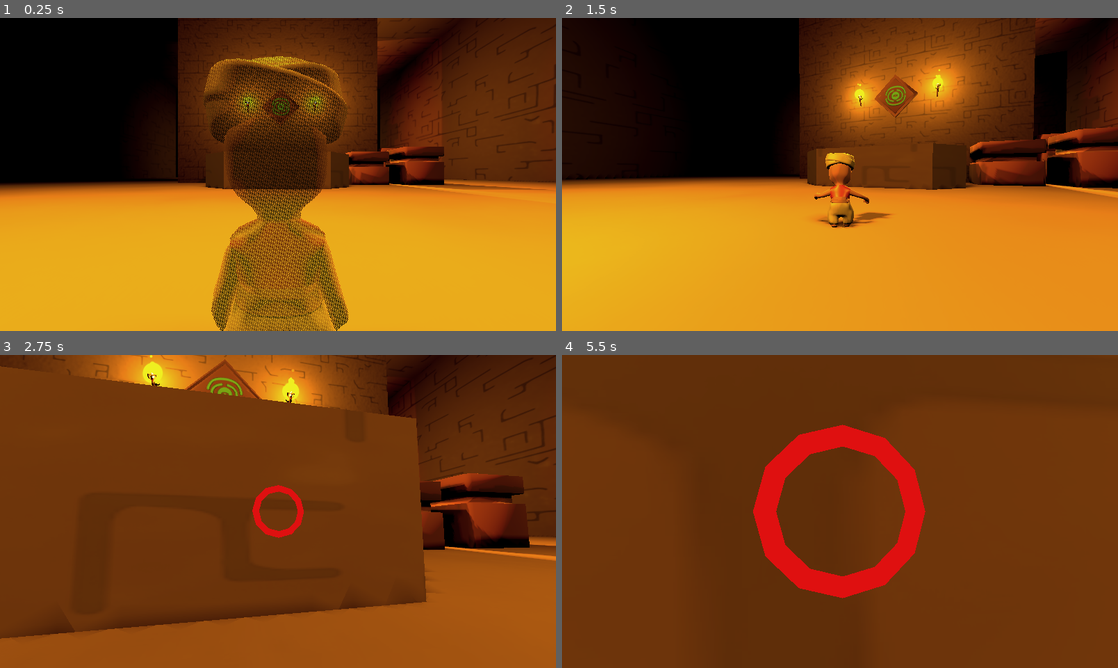
Above: before the commit, frames 1-4 (two rows, left to right).
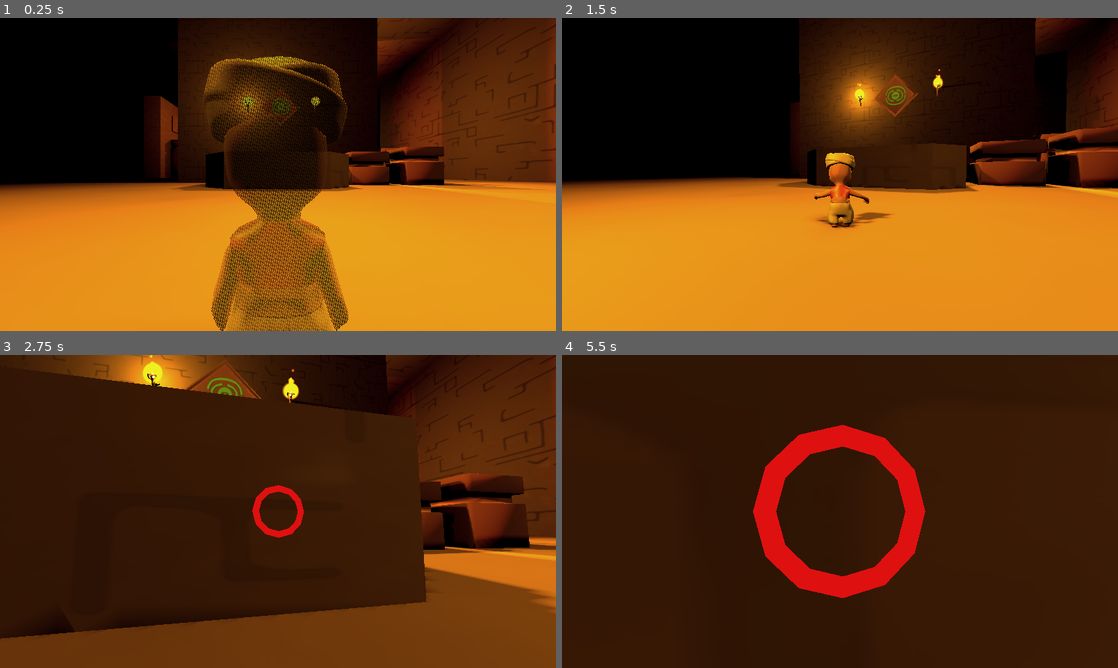
Above: after the commit, the same moments.

Repository: Cammymoop/GWProj
Game: Godot game, scene res://scenes/Level1-1.tscn
The game is run twice, just before and just after one commit, with the same random seed, the same clock (stepped at 60 frames per second) and the same inputs. This scene is started directly instead of the project's main scene.
Inputs (mouse positions are in pixels of both pictures, inside the frame that each line leads up to):
- Up to frame 1 (0.25 s): no input
- Up to frame 2 (1.5 s): move the mouse to (867, 174) at 0.52 s; hold W (forward) from 0.53 s (still down); click (867, 174) at 0.6 s; tap Space (jump) at 0.77 s; move the mouse to (812, 174) at 1.27 s; click (812, 174) at 1.35 s
- Up to frame 3 (2.75 s): keep holding W (forward); tap Space (jump) at 1.52 s; move the mouse to (289, 505) at 2.02 s; click (289, 505) at 2.1 s
- Up to frame 4 (5.5 s): keep holding W (forward); move the mouse to (834, 517) at 2.77 s; click (834, 517) at 2.85 s; tap Space (jump) at 3.02, 3.77, 4.52 s; move the mouse to (878, 514) at 3.52 s; click (878, 514) at 3.6 s; move the mouse to (795, 508) at 4.27 s; click (795, 508) at 4.35 s; move the mouse to (845, 511) at 5.02 s; click (845, 511) at 5.1 s

The runs differ from the first frame. In frame 1, 25% of the frame differs, in the area x 0-100%, y 0-100%; in frame 2, 29%; in frame 3, 82%; in frame 4, 94%.

Commit message:
Level work

Diff:
--- a/scenes/Level1-1.tscn
+++ b/scenes/Level1-1.tscn
@@ -11,6 +11,8 @@
 [ext_resource type="PackedScene" uid="uid://dig2ywk02orjr" path="res://scenes/LevelElements/special/grapple_target.tscn" id="9_jp4ni"]
 [ext_resource type="PackedScene" uid="uid://biwvlqh62yhtp" path="res://scenes/LevelElements/building blocks/pillar_small.tscn" id="10_mrwqp"]
 [ext_resource type="PackedScene" uid="uid://donak7j6fuc3r" path="res://scenes/LevelElements/special/moving_platform_wide.tscn" id="11_0v467"]
+[ext_resource type="PackedScene" uid="uid://bpxxmm0x761ml" path="res://scenes/LevelElements/special/moving_platform_wide_basic.tscn" id="12_r4yah"]
+[ext_resource type="PackedScene" uid="uid://csm3xijn7cq8x" path="res://scenes/LevelElements/special/pressure_plate.tscn" id="13_xkehk"]
 
 [sub_resource type="ProceduralSkyMaterial" id="ProceduralSkyMaterial_5as67"]
 
@@ -470,6 +472,29 @@
 omni_range = 50.0
 omni_attenuation = 1.27456
 
+[node name="Mesh_Torch14" parent="." instance=ExtResource("6_y7ymi")]
+transform = Transform3D(-2.18557e-07, -0.531192, 0.847252, 1.42158e-15, 0.847252, 0.531192, -1, 1.16096e-07, -1.85173e-07, -15.2235, 17.3106, 0.779651)
+
+[node name="GPUParticles3D2" type="GPUParticles3D" parent="Mesh_Torch14"]
+transform = Transform3D(1, 0, 0, 0, 0.847252, -0.531192, 0, 0.531192, 0.847252, 0.00576758, 0.900683, 0.040823)
+amount = 50
+lifetime = 1.4
+visibility_aabb = AABB(-2.87438, -0.778281, -2.10412, 5.74876, 6.77995, 4.20824)
+process_material = SubResource("ParticleProcessMaterial_13s5i")
+draw_pass_1 = SubResource("QuadMesh_madmu")
+
+[node name="OmniLight3D2" type="OmniLight3D" parent="Mesh_Torch14"]
+transform = Transform3D(1, 0, 0, 0, 0.847252, -0.531192, 0, 0.531192, 0.847252, -0.00684428, 1.23598, -0.425689)
+light_color = Color(0.72549, 0.431373, 0, 1)
+light_energy = 12.0
+light_indirect_energy = 6.292
+light_specular = 2.867
+light_bake_mode = 1
+shadow_enabled = true
+shadow_blur = 1.6
+omni_range = 50.0
+omni_attenuation = 1.27456
+
 [node name="Mesh_Torch12" parent="." instance=ExtResource("6_y7ymi")]
 transform = Transform3D(1, -9.28766e-08, 1.48138e-07, -9.00005e-15, 0.847252, 0.531192, -1.74846e-07, -0.531192, 0.847252, 5.33313, 15.5907, -15.2105)
 
@@ -494,7 +519,7 @@
 omni_attenuation = 1.27456
 
 [node name="Mesh_Torch6" parent="." instance=ExtResource("6_y7ymi")]
-transform = Transform3D(-1, 4.64383e-08, -7.40691e-08, 0, 0.847252, 0.531192, 8.74228e-08, 0.531192, -0.847252, -13.1454, 7.03692, -45.6965)
+transform = Transform3D(-1, 4.64383e-08, -7.40691e-08, 0, 0.847252, 0.531192, 8.74228e-08, 0.531192, -0.847252, -13.1454, 19.0446, -45.6965)
 
 [node name="GPUParticles3D2" type="GPUParticles3D" parent="Mesh_Torch6"]
 transform = Transform3D(1, 0, 0, 0, 0.847252, -0.531192, 0, 0.531192, 0.847252, 0.00576758, 0.900683, 0.040823)
@@ -505,6 +530,29 @@
 draw_pass_1 = SubResource("QuadMesh_madmu")
 
 [node name="OmniLight3D2" type="OmniLight3D" parent="Mesh_Torch6"]
+transform = Transform3D(1, 0, 0, 0, 0.847252, -0.531192, 0, 0.531192, 0.847252, -0.00684428, 1.23598, -0.425689)
+light_color = Color(0.72549, 0.431373, 0, 1)
+light_energy = 12.0
+light_indirect_energy = 6.292
+light_specular = 2.867
+light_bake_mode = 1
+shadow_enabled = true
+shadow_blur = 1.6
+omni_range = 50.0
+omni_attenuation = 1.27456
+
+[node name="Mesh_Torch13" parent="." instance=ExtResource("6_y7ymi")]
+transform = Transform3D(-1, 4.64383e-08, -7.40691e-08, 0, 0.847252, 0.531192, 8.74228e-08, 0.531192, -0.847252, 1.8546, 14.1836, -45.6965)
+
+[node name="GPUParticles3D2" type="GPUParticles3D" parent="Mesh_Torch13"]
+transform = Transform3D(1, 0, 0, 0, 0.847252, -0.531192, 0, 0.531192, 0.847252, 0.00576758, 0.900683, 0.040823)
+amount = 50
+lifetime = 1.4
+visibility_aabb = AABB(-2.87438, -0.778281, -2.10412, 5.74876, 6.77995, 4.20824)
+process_material = SubResource("ParticleProcessMaterial_13s5i")
+draw_pass_1 = SubResource("QuadMesh_madmu")
+
+[node name="OmniLight3D2" type="OmniLight3D" parent="Mesh_Torch13"]
 transform = Transform3D(1, 0, 0, 0, 0.847252, -0.531192, 0, 0.531192, 0.847252, -0.00684428, 1.23598, -0.425689)
 light_color = Color(0.72549, 0.431373, 0, 1)
 light_energy = 12.0
@@ -544,6 +592,12 @@
 skeleton = NodePath("../..")
 surface_material_override/0 = ExtResource("2_lk2l5")
 
+[node name="MeshInstance3D2" type="MeshInstance3D" parent="StaticBody3D2/CollisionShape3D"]
+transform = Transform3D(1, 0, 0, 0, 1, 0, 0, 0, 1, -51.9697, 0.854135, 1.12586)
+mesh = SubResource("BoxMesh_6cob0")
+skeleton = NodePath("../..")
+surface_material_override/0 = ExtResource("2_lk2l5")
+
 [node name="PlatformB" parent="." instance=ExtResource("8_idma3")]
 transform = Transform3D(-8.90674e-08, 0, 2.03762, 0, 2.03762, 0, -2.03762, 0, -8.90674e-08, -0.0193002, -1.81825, 20.2573)
 
@@ -553,6 +607,9 @@
 [node name="Mesh_GrappleTarget2" parent="." instance=ExtResource("9_jp4ni")]
 transform = Transform3D(1.98304, 0, 0, 0, 1.98304, 0, 0, 0, 1.98304, 18.3263, 11.8469, -22.8365)
 
+[node name="Mesh_GrappleTarget4" parent="." instance=ExtResource("9_jp4ni")]
+transform = Transform3D(-9.50828e-08, 0, 2.17524, 0, 2.17524, 0, -2.17524, 0, -9.50828e-08, -39.9544, 18.9652, -34.3737)
+
 [node name="Mesh_GrappleTarget3" parent="." instance=ExtResource("9_jp4ni")]
 transform = Transform3D(1.98304, 0, 0, 0, -8.66815e-08, -1.98304, 0, 1.98304, -8.66815e-08, 0.496047, 17.8954, -34.2764)
 
@@ -565,6 +622,12 @@
 [node name="Mesh_PillarSmall3" parent="." instance=ExtResource("10_mrwqp")]
 transform = Transform3D(4.65429, 0, 0, 0, 4.65429, 0, 0, 0, 4.65429, 18.2937, -5.36875, 11.9872)
 
+[node name="Mesh_PillarSmall13" parent="." instance=ExtResource("10_mrwqp")]
+transform = Transform3D(4.65429, 0, 0, 0, 4.65429, 0, 0, 0, 4.65429, 18.2937, -4.63442, 5.66407)
+
+[node name="Mesh_PillarSmall14" parent="." instance=ExtResource("10_mrwqp")]
+transform = Transform3D(4.65429, 0, 0, 0, 4.65429, 0, 0, 0, 4.65429, 18.2937, -3.83971, -0.238395)
+
 [node name="Mesh_PillarSmall4" parent="." instance=ExtResource("10_mrwqp")]
 transform = Transform3D(4.65429, 0, 0, 0, 4.65429, 0, 0, 0, 4.65429, 18.2937, -2.73984, -21.3505)
 
@@ -576,6 +639,15 @@
 
 [node name="Mesh_PillarSmall8" parent="." instance=ExtResource("10_mrwqp")]
 transform = Transform3D(6.19242, 0, 0, 0, 6.19242, 0, 0, 0, 6.19242, 0.293711, -2.02046, -34.6199)
+
+[node name="Mesh_PillarSmall10" parent="." instance=ExtResource("10_mrwqp")]
+transform = Transform3D(6.19242, 0, 0, 0, 6.19242, 0, 0, 0, 6.19242, -8.46791, -2.02046, -34.6199)
+
+[node name="Mesh_PillarSmall12" parent="." instance=ExtResource("10_mrwqp")]
+transform = Transform3D(6.19242, 0, 0, 0, 6.19242, 0, 0, 0, 6.19242, -17.162, -2.02046, -34.6199)
+
+[node name="Mesh_PillarSmall11" parent="." instance=ExtResource("10_mrwqp")]
+transform = Transform3D(7.48799, 0, 0, 0, 7.48799, 0, 0, 0, 7.48799, -37.4679, -2.02046, -34.6199)
 
 [node name="Mesh_PillarSmall9" parent="." instance=ExtResource("10_mrwqp")]
 transform = Transform3D(6.19242, 0, 0, 0, -6.19242, 5.41358e-07, 0, -5.41358e-07, -6.19242, 0.293711, 30.0484, -34.6199)
@@ -596,3 +668,32 @@
 
 [node name="EndPos" type="Marker3D" parent="MovingPlatformLong1"]
 transform = Transform3D(1, 0, 0, 0, 1, 0, 0, 0, 1, 0, 3.3799, 0)
+
+[node name="Node3D" type="Node3D" parent="."]
+transform = Transform3D(2.79609e-15, 1.46339, 6.3967e-08, 6.3967e-08, -6.3967e-08, 1.46339, 1.46339, 0, -6.3967e-08, -39.9296, 18.9897, -32.9102)
+
+[node name="Marker3D" type="Marker3D" parent="Node3D"]
+transform = Transform3D(1, -8.47033e-22, 0, -6.49269e-22, 1, -8.64455e-30, 0, 2.77687e-29, 1, 2.05003, 0, 0)
+
+[node name="MovingPlatform" parent="Node3D" instance=ExtResource("12_r4yah")]
+travelTime = 3.0
+delay = 1.0
+activation_mode = 2
+activator = NodePath("../../PressurePlate")
+end_position_node = NodePath("../Marker3D")
+
+[node name="Node3D2" type="Node3D" parent="."]
+transform = Transform3D(-1.27934e-07, -1.46339, -6.3967e-08, 6.3967e-08, -6.3967e-08, 1.46339, -1.46339, 1.27934e-07, 6.3967e-08, -39.9243, 18.9755, -35.8525)
+
+[node name="Marker3D" type="Marker3D" parent="Node3D2"]
+transform = Transform3D(1, 1.42109e-14, 0, -1.42109e-14, 1, 2.68658e-16, 7.10543e-15, 2.68657e-16, 1, 2.05003, 0, 0)
+
+[node name="MovingPlatform" parent="Node3D2" instance=ExtResource("12_r4yah")]
+transform = Transform3D(1, 1.42109e-14, 0, -1.42109e-14, 1, 2.68658e-16, 7.10543e-15, 2.68657e-16, 1, -0.00912285, 0, 0)
+travelTime = 3.0
+activation_mode = 2
+activator = NodePath("../../PressurePlate")
+end_position_node = NodePath("../Marker3D")
+
+[node name="PressurePlate" parent="." instance=ExtResource("13_xkehk")]
+transform = Transform3D(1, 0, 0, 0, 1, 0, 0, 0, 1, -17.4222, 10.107, -34.6432)
Not shown: 1 places in scenes/Level1-1.tscn that only renumber resources
